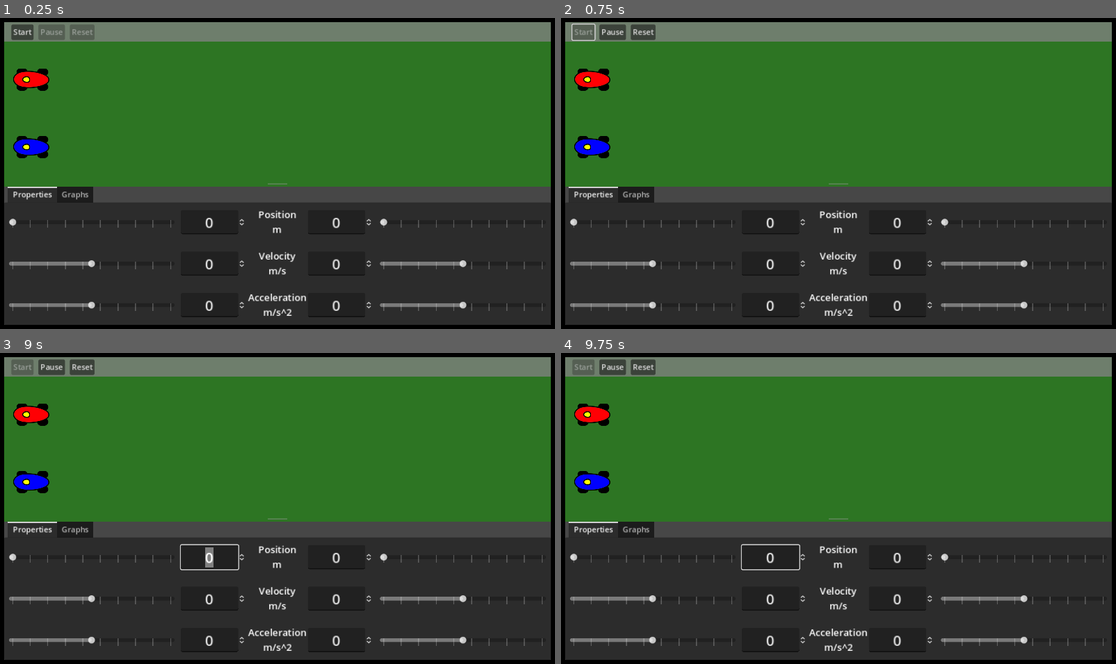
Above: before the commit, frames 1-4 (two rows, left to right).
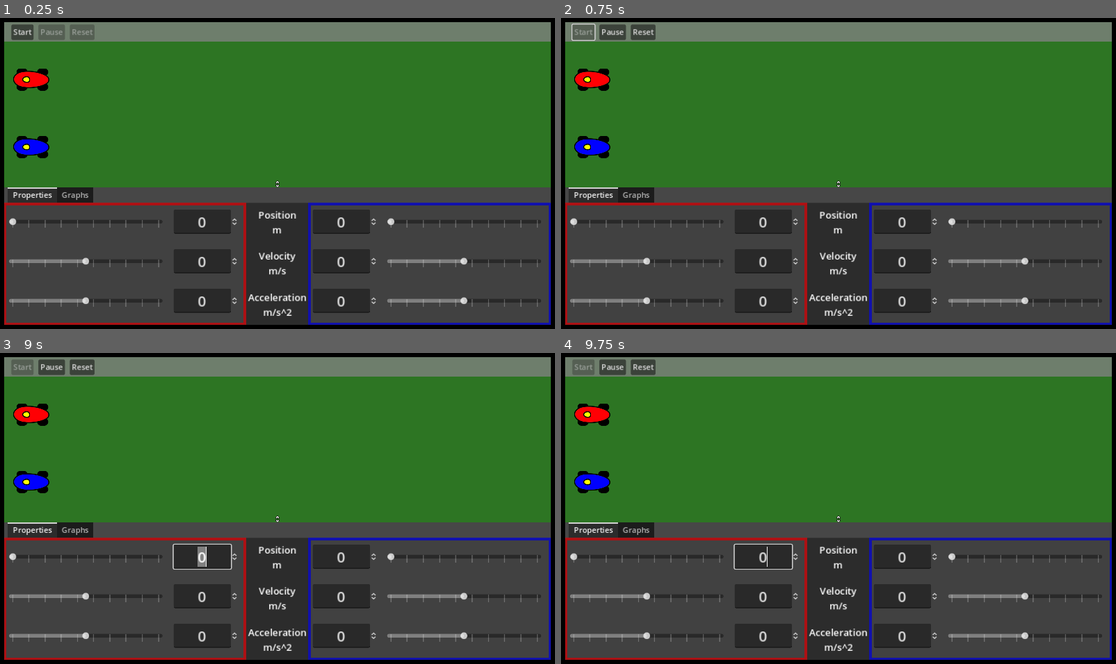
Above: after the commit, the same moments.

Repository: onegm/one_dimensional_motion_simulator
Game: Godot game, scene res://main.tscn
Same seed, same stepped clock (60 frames per second), same inputs: the game is played once before the commit and once after it.
Inputs (mouse positions are in pixels of both pictures, inside the frame that each line leads up to):
- Up to frame 1 (0.25 s): no input
- Up to frame 2 (0.75 s): click "Start" at 0.5 s
- Up to frame 3 (9 s): click "Pause" at 1.25 s; click "Reset" at 2 s; click "Start" at 2.75 s; tap Enter at 3.5 s; move the mouse to (399, 492) at 3.52 s; hold Right (ui_right) 3.53-4.28 s; move the mouse to (166, 524) at 4.27 s; move the mouse to (333, 440) at 5.02 s; hold Right (ui_right) 5.03-6.53 s; move the mouse to (249, 570) at 5.77 s; move the mouse to (444, 555) at 6.52 s; move the mouse to (111, 461) at 7.27 s; move the mouse to (305, 508) at 8.02 s; move the mouse to (194, 430) at 8.77 s; hold Right (ui_right) from 8.78 s (still down)
- Up to frame 4 (9.75 s): keep holding Right (ui_right); tap Space at 9.5 s; move the mouse to (960, 492) at 9.52 s

The runs differ from the first frame. In frame 1, 6.1% of the frame differs, in the area x 0-100%, y 52-99%; in frame 2, 6.1%; in frame 3, 6.3%; in frame 4, 6.2%.

Commit message:
Add vsplit grabber icon and car property frames

Diff:
--- a/main.tscn
+++ b/main.tscn
@@ -2,9 +2,9 @@
 
 [ext_resource type="Script" path="res://main.gd" id="1_tpova"]
 [ext_resource type="PackedScene" uid="uid://b5ugb4pqrpmjh" path="res://simulation/simulation.tscn" id="2_e5q61"]
+[ext_resource type="Texture2D" uid="uid://dryn0qndqorgu" path="res://ui/grabber_texture.png" id="2_rstmm"]
 [ext_resource type="PackedScene" uid="uid://dlfn31rere5p8" path="res://ui/car_properties/car_properties.tscn" id="3_p70h6"]
 [ext_resource type="PackedScene" uid="uid://8nr0ds835skk" path="res://ui/graph/graphs.tscn" id="4_cl0n0"]
-[ext_resource type="Texture2D" uid="uid://tlrb4qi1qq7l" path="res://ui/Player_arrow_indicator (8 x 8).png" id="5_otcqo"]
 
 [node name="Main" type="Control" node_paths=PackedStringArray("car_a", "car_b")]
 process_mode = 3
@@ -110,6 +110,7 @@
 size_flags_vertical = 3
 theme_override_constants/minimum_grab_thickness = 20
 theme_override_constants/autohide = 0
+theme_override_icons/grabber = ExtResource("2_rstmm")
 
 [node name="Control" type="Control" parent="Frame/MarginContainer/ColorRect/MarginContainer/VBoxContainer/VSplitContainer"]
 layout_mode = 2
@@ -118,9 +119,6 @@
 
 [node name="Simulation" parent="Frame/MarginContainer/ColorRect/MarginContainer/VBoxContainer/VSplitContainer/Control" instance=ExtResource("2_e5q61")]
 process_mode = 1
-
-[node name="CarA" parent="Frame/MarginContainer/ColorRect/MarginContainer/VBoxContainer/VSplitContainer/Control/Simulation/StartingPosition" index="0"]
-color = Color(1, 0, 0.0166664, 1)
 
 [node name="TabBackground" type="ColorRect" parent="Frame/MarginContainer/ColorRect/MarginContainer/VBoxContainer/VSplitContainer"]
 custom_minimum_size = Vector2(0, 275)
@@ -146,6 +144,7 @@
 [node name="PropertiesA" parent="Frame/MarginContainer/ColorRect/MarginContainer/VBoxContainer/VSplitContainer/TabBackground/TabContainer/Properties" instance=ExtResource("3_p70h6")]
 unique_name_in_owner = true
 layout_mode = 2
+size_flags_horizontal = 3
 focus_next = NodePath("../PropertiesB")
 focus_previous = NodePath("../PropertiesB")
 
@@ -186,6 +185,7 @@
 [node name="PropertiesB" parent="Frame/MarginContainer/ColorRect/MarginContainer/VBoxContainer/VSplitContainer/TabBackground/TabContainer/Properties" instance=ExtResource("3_p70h6")]
 unique_name_in_owner = true
 layout_mode = 2
+size_flags_horizontal = 3
 focus_next = NodePath("../PropertiesA")
 focus_previous = NodePath("../PropertiesA")
 h_flip = true
@@ -194,20 +194,4 @@
 visible = false
 layout_mode = 2
 
-[node name="DragIcon" type="Node2D" parent="Frame/MarginContainer/ColorRect/MarginContainer/VBoxContainer/VSplitContainer/TabBackground/TabContainer"]
-visible = false
-
-[node name="DragUpArrow" type="Sprite2D" parent="Frame/MarginContainer/ColorRect/MarginContainer/VBoxContainer/VSplitContainer/TabBackground/TabContainer/DragIcon"]
-modulate = Color(1, 1, 1, 0.607843)
-position = Vector2(566, 7)
-scale = Vector2(2, 2)
-texture = ExtResource("5_otcqo")
-
-[node name="DragDownArrow" type="Sprite2D" parent="Frame/MarginContainer/ColorRect/MarginContainer/VBoxContainer/VSplitContainer/TabBackground/TabContainer/DragIcon"]
-modulate = Color(1, 1, 1, 0.607843)
-position = Vector2(566, -19)
-scale = Vector2(2, 2)
-texture = ExtResource("5_otcqo")
-flip_v = true
-
 [editable path="Frame/MarginContainer/ColorRect/MarginContainer/VBoxContainer/VSplitContainer/Control/Simulation"]
--- a/ui/car_properties/car_properties.gd
+++ b/ui/car_properties/car_properties.gd
@@ -1,15 +1,18 @@
-extends VBoxContainer
+extends Control
 
 @export var h_flip : bool
 
 var car : Car:
 	set(new_car):
 		car = new_car
+		self_modulate = car.color
 		connect_signals()
 
 @onready var position_controller := %PositionController
 @onready var velocity_controller := %VelocityController
 @onready var acceleration_controller := %AccelerationController
+
+@onready var controllers := [position_controller, velocity_controller, acceleration_controller]
 
 func connect_signals() -> void:
 	position_controller.value_changed.connect(car.set_initial_position)
@@ -18,7 +21,5 @@
 
 func _ready() -> void:
 	if !h_flip: return
-	for row in get_children():
-		if row is not HBoxContainer:
-			continue
+	for row in controllers:
 		row.move_child(row.get_child(0), -1)
--- a/ui/car_properties/car_properties.tscn
+++ b/ui/car_properties/car_properties.tscn
@@ -3,23 +3,53 @@
 [ext_resource type="Script" path="res://ui/car_properties/car_properties.gd" id="1_n4rvo"]
 [ext_resource type="PackedScene" uid="uid://4ntr2qctybys" path="res://ui/car_properties/property_controller/property_controller.tscn" id="2_8vipl"]
 
-[node name="CarProperties" type="VBoxContainer"]
-offset_right = 1152.0
-offset_bottom = 134.0
+[node name="CarProperties" type="ColorRect"]
+anchors_preset = 15
+anchor_right = 1.0
+anchor_bottom = 1.0
+grow_horizontal = 2
+grow_vertical = 2
+color = Color(1, 1, 1, 0.607843)
+script = ExtResource("1_n4rvo")
+
+[node name="MarginContainer" type="MarginContainer" parent="."]
+layout_mode = 1
+anchors_preset = 15
+anchor_right = 1.0
+anchor_bottom = 1.0
+grow_horizontal = 2
+grow_vertical = 2
+theme_override_constants/margin_left = 5
+theme_override_constants/margin_top = 5
+theme_override_constants/margin_right = 5
+theme_override_constants/margin_bottom = 5
+
+[node name="Background" type="ColorRect" parent="MarginContainer"]
+layout_mode = 2
+color = Color(0.255659, 0.255659, 0.255659, 1)
+
+[node name="VBox" type="VBoxContainer" parent="MarginContainer/Background"]
+layout_mode = 1
+anchors_preset = 15
+anchor_right = 1.0
+anchor_bottom = 1.0
+offset_left = -5.0
+offset_top = -5.0
+offset_right = -5.0
+offset_bottom = -5.0
 grow_horizontal = 2
 grow_vertical = 2
 size_flags_horizontal = 3
 size_flags_vertical = 3
-script = ExtResource("1_n4rvo")
 
-[node name="PositionController" parent="." instance=ExtResource("2_8vipl")]
+[node name="PositionController" parent="MarginContainer/Background/VBox" instance=ExtResource("2_8vipl")]
 unique_name_in_owner = true
 layout_mode = 2
 max_slider_value = 1000
 arrow_step = 50
 max_digits = 3
 
-[node name="VelocityController" parent="." instance=ExtResource("2_8vipl")]
+[node name="VelocityController" parent="MarginContainer/Background/VBox" instance=ExtResource("2_8vipl")]
 unique_name_in_owner = true
 layout_mode = 2
 min_slider_value = -100
@@ -27,7 +57,7 @@
 arrow_step = 5
 max_digits = 3
 
-[node name="AccelerationController" parent="." instance=ExtResource("2_8vipl")]
+[node name="AccelerationController" parent="MarginContainer/Background/VBox" instance=ExtResource("2_8vipl")]
 unique_name_in_owner = true
 layout_mode = 2
 min_slider_value = -20
--- a/ui/car_properties/property_controller/property_controller.tscn
+++ b/ui/car_properties/property_controller/property_controller.tscn
@@ -36,8 +36,8 @@
 [node name="LabelMargin" type="MarginContainer" parent="."]
 layout_mode = 2
 size_flags_horizontal = 4
-theme_override_constants/margin_left = 0
-theme_override_constants/margin_right = 0
+theme_override_constants/margin_left = 10
+theme_override_constants/margin_right = 5
 
 [node name="SpinBox" type="SpinBox" parent="LabelMargin"]
 unique_name_in_owner = true
Binary file removed: ui/Player_arrow_indicator (8 x 8).png
Binary file added: ui/grabber_texture.png
Not shown, changed: ui/grabber_texture.png.import
Not shown, added: ui/.Player_arrow_indicator (8 x 8).png-autosave.kra
Not shown, added: ui/Player_arrow_indicator (8 x 8).png~
Not shown, added: ui/grabber_texture.png~
